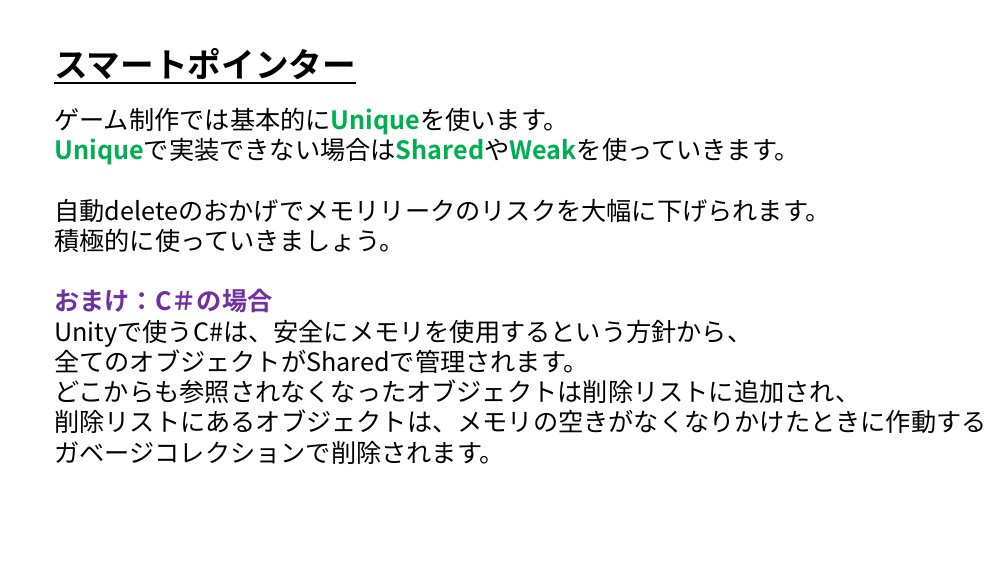
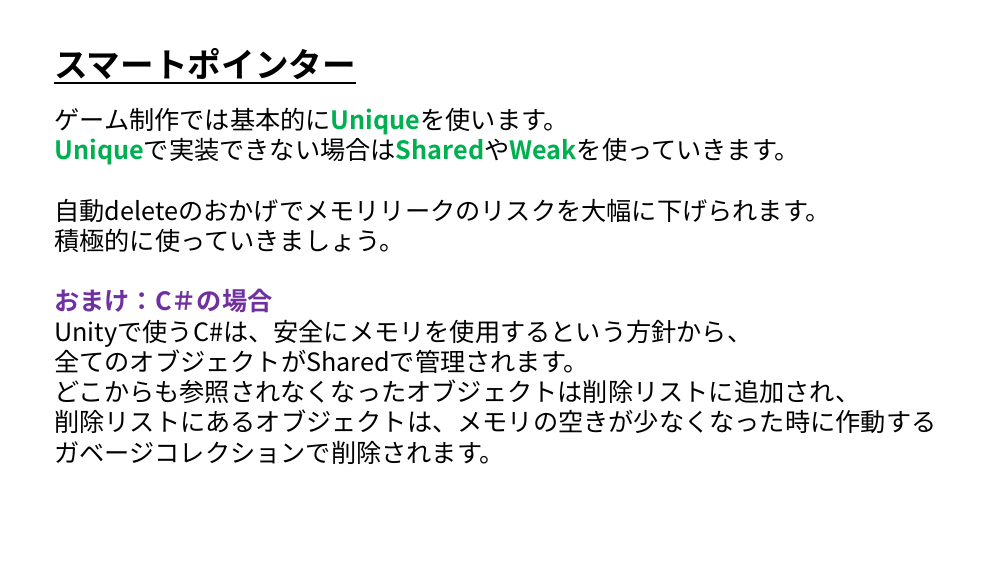
Before and after one commit to ArakiYusuke-Ohara/Textbook, a slide deck: slide 19 of ゲーム科1年/01_後期/プログラミングⅢ/23_スマートポインタ.pptx. Drawn at 1008x567 pixels with LibreOffice and Linux fonts; fonts in the diff are those of the drawing. Boxes give left, top, right and bottom in pixels: in the first picture for what was removed or moved away, otherwise in the second. Text is boxed around its words. In the diff, an @@ line names an element or a change of style, - is before the commit and + after.

```diff
--- a/ゲーム科1年/01_後期/プログラミングⅢ/23_スマートポインタ.pptx
+++ b/ゲーム科1年/01_後期/プログラミングⅢ/23_スマートポインタ.pptx
@@ text at [54, 409, 936, 433]: text changed @@
-削除リストにあるオブジェクトは、メモリの空きがなくなりかけたときに作動する
+削除リストにあるオブジェクトは、メモリの空きが少なくなった時に作動する
```
Also in this commit, not shown: 1 slide added.
